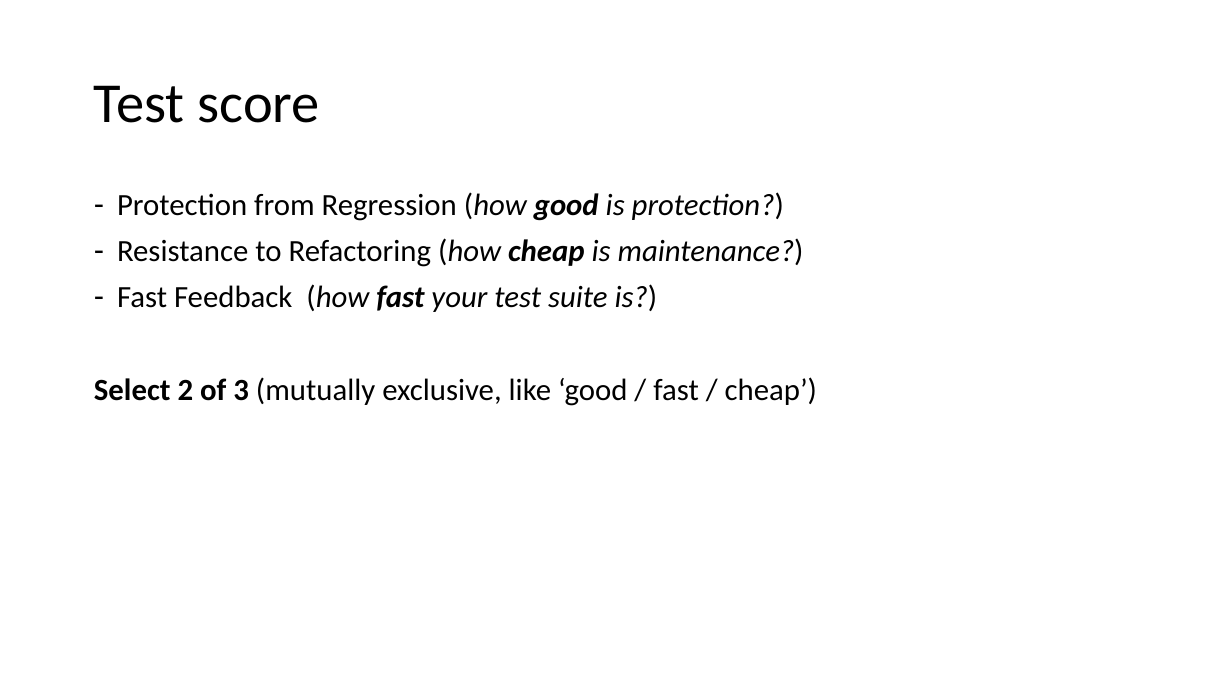
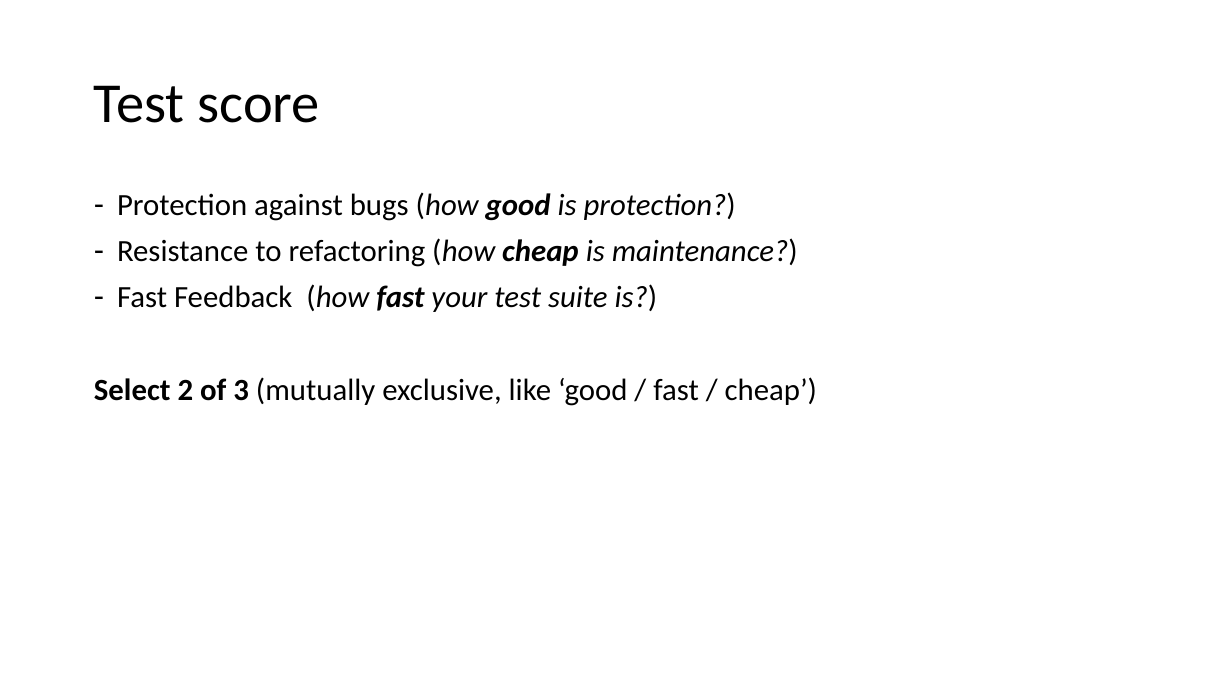
Before and after one commit to magicmanam/slides, a slide deck: slide 23 of automation-testing/unit-testing.pptx. Drawn at 1232x693 pixels with LibreOffice and Linux fonts; fonts in the diff are those of the drawing. Boxes give left, top, right and bottom in pixels: in the first picture for what was removed or moved away, otherwise in the second. Text is boxed around its words. In the diff, an @@ line names an element or a change of style, - is before the commit and + after.

```diff
--- a/automation-testing/unit-testing.pptx
+++ b/automation-testing/unit-testing.pptx
@@ text at [117,192,798,267]: text changed @@
-– Protection from Regression (how good is protection?)
-– Resistance to Refactoring (how cheap is maintenance?)
+– Protection against bugs (how good is protection?)
+– Resistance to refactoring (how cheap is maintenance?)
```
Also in this commit, not shown: 29 other slides changed.
